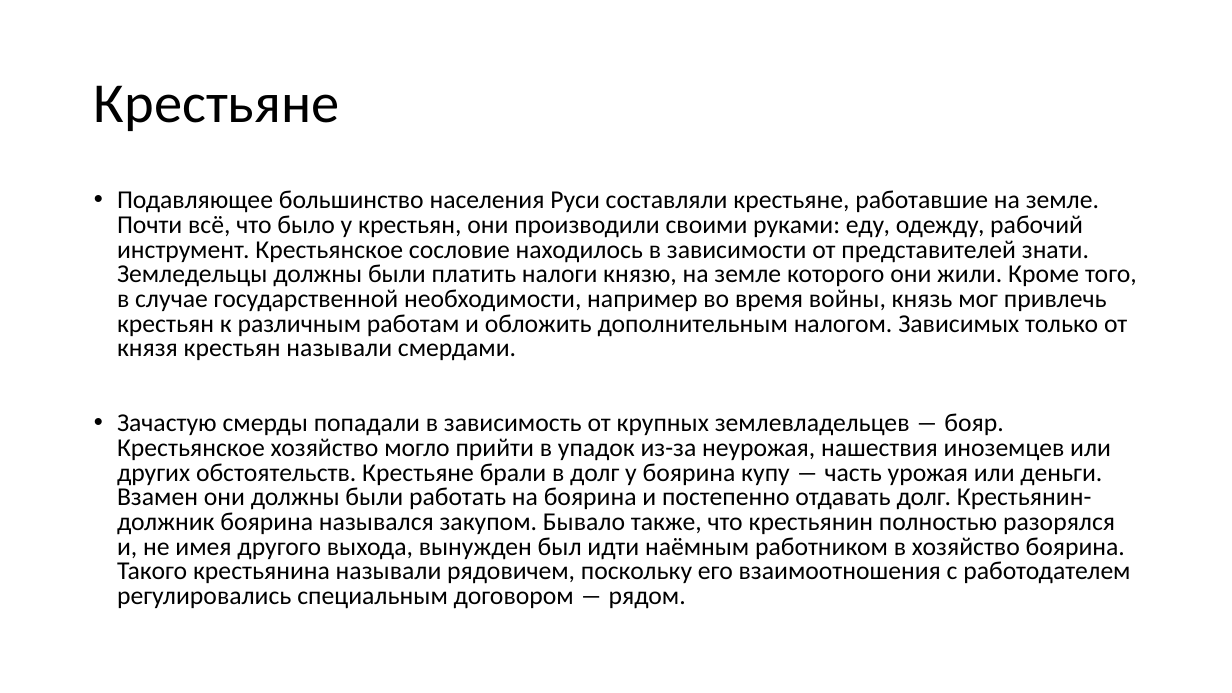
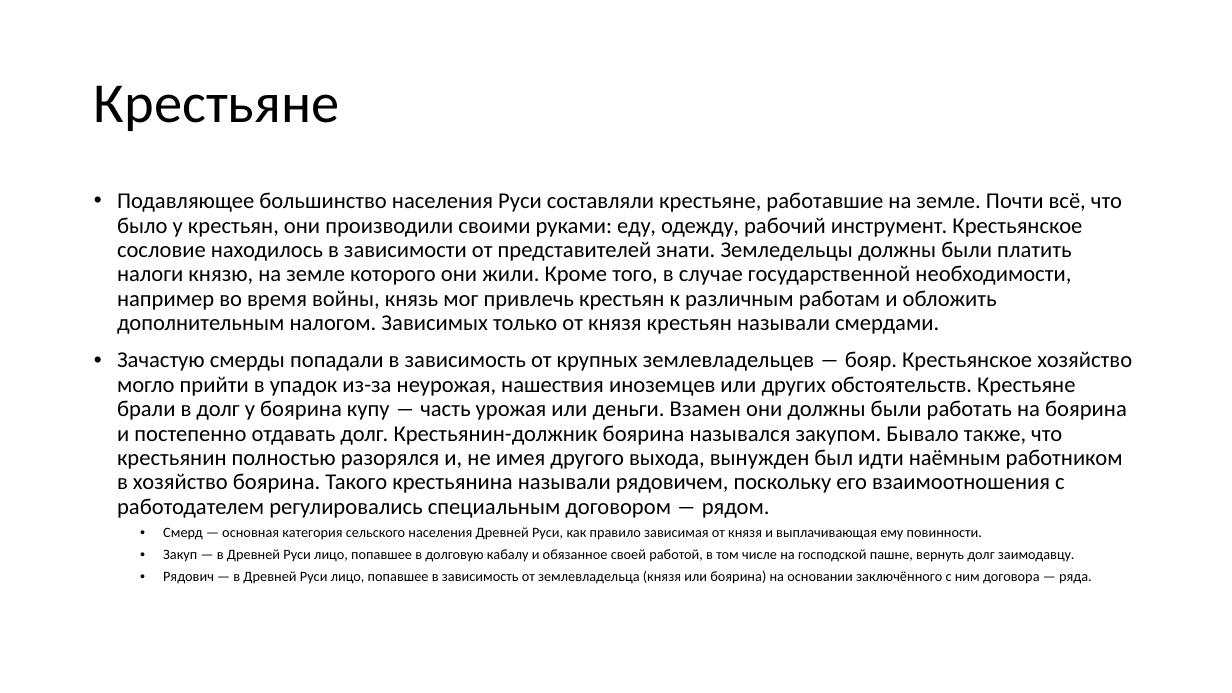
Before and after one commit to Wool5443/Study-data, a slide deck: slide 6 of ORG/Политическое устройство Киевской Руси.pptx. Drawn at 1232x693 pixels with LibreOffice and Linux fonts; fonts in the diff are those of the drawing. Boxes give left, top, right and bottom in pixels: in the first picture for what was removed or moved away, otherwise in the second. Text is boxed around its words. In the diff, an @@ line names an element or a change of style, - is before the commit and + after.

```diff
--- a/ORG/Политическое устройство Киевской Руси.pptx
+++ b/ORG/Политическое устройство Киевской Руси.pptx
@@ text at [117, 192, 1132, 518]: size 20 to 17.6 pt in "Подавляющее большинство населения Руси составляли крестьяне, ...", "Зачастую смерды попадали в зависимость от крупных ..."; line spacing 0.8 to 0.9 @@
@@ text at [163, 527, 1092, 584]: paragraphs added @@
+  • Смерд — основная категория сельского населения Древней Руси, как правило зависимая от князя и выплачивающая ему повинности.
+  • Закуп — в Древней Руси лицо, попавшее в долговую кабалу и обязанное своей работой, в том числе на господской пашне, вернуть долг заимодавцу.
+  • Рядович — в Древней Руси лицо, попавшее в зависимость от землевладельца (князя или боярина) на основании заключённого с ним договора — ряда.
```
Also in this commit, not shown: 1 slide added.
